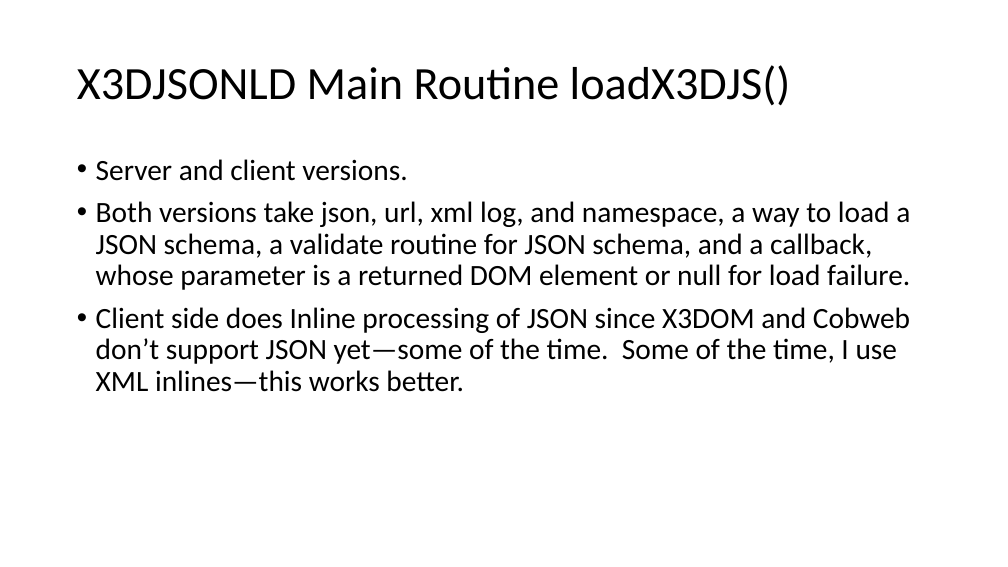
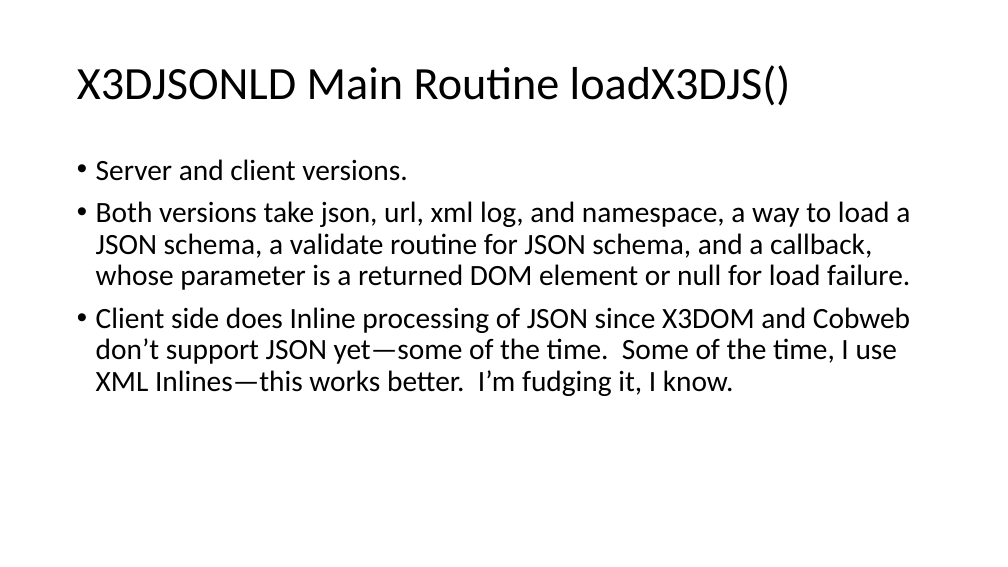
Before and after one commit to coderextreme/X3DJSONLD, a slide deck: slide 7 of doc/X3DJSONLoaderTutorial.pptx (slide 6 before the commit). Drawn at 1008x567 pixels with LibreOffice and Linux fonts; fonts in the diff are those of the drawing. Boxes give left, top, right and bottom in pixels: in the first picture for what was removed or moved away, otherwise in the second. Text is boxed around its words. In the diff, an @@ line names an element or a change of style, - is before the commit and + after.

```diff
--- a/doc/X3DJSONLoaderTutorial.pptx
+++ b/doc/X3DJSONLoaderTutorial.pptx
@@ text at (96,307,910,396): text changed @@
-• Client side does Inline processing of JSON since X3DOM and Cobweb don’t support JSON yet—some of the time. Some of the time, I use XML inlines—this works better.
+• Client side does Inline processing of JSON since X3DOM and Cobweb don’t support JSON yet—some of the time. Some of the time, I use XML Inlines—this works better. I’m fudging it, I know.
```
Also in this commit, not shown: 5 other slides changed, 10 slides added, 15 other files.
